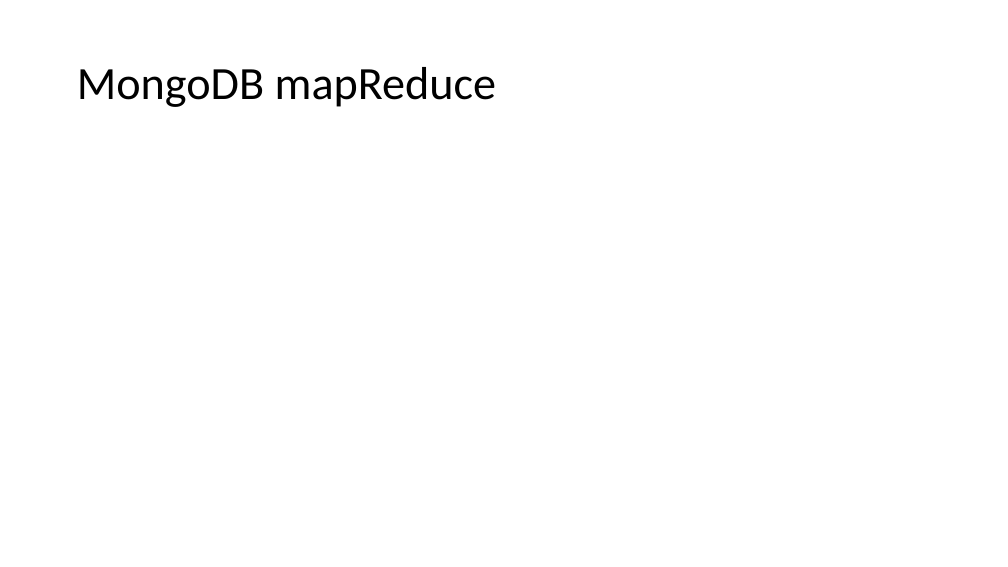
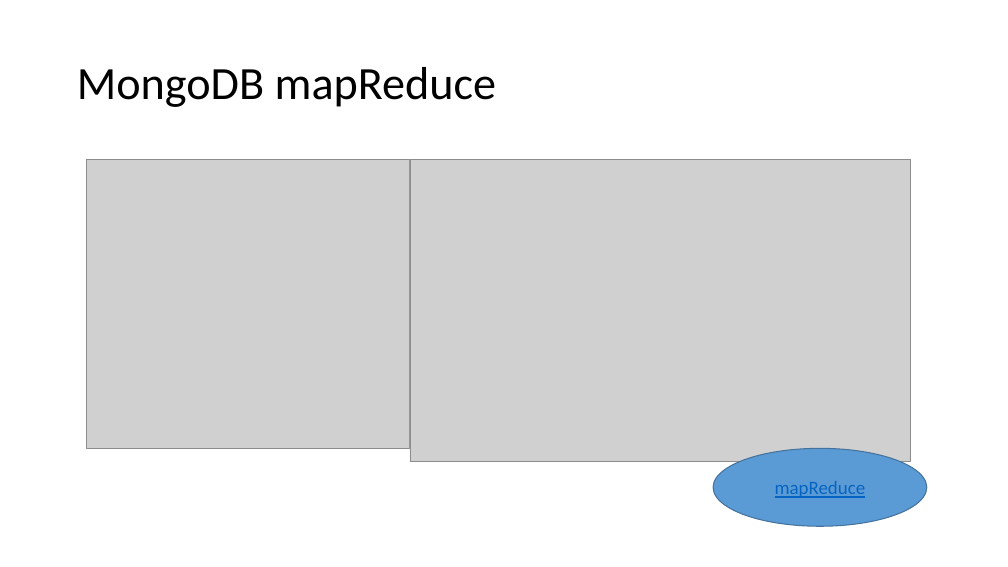
Before and after one commit to youaiwangyy/river, a slide deck: slide 10 of resources/MongoDB/mongodb.pptx. Drawn at 1008x567 pixels with LibreOffice and Linux fonts; fonts in the diff are those of the drawing; grey boxes stand for pictures. Boxes give left, top, right and bottom in pixels: in the first picture for what was removed or moved away, otherwise in the second. Text is boxed around its words. In the diff, an @@ line names an element or a change of style, - is before the commit and + after.

Commit message:
modify mongodb

```diff
--- a/resources/MongoDB/mongodb.pptx
+++ b/resources/MongoDB/mongodb.pptx
@@ picture added at <box>86,160,410,448</box> @@
@@ picture added at <box>410,160,910,462</box> @@
@@ ellipse added at <box>713,448,927,526</box>, fill #5B9BD5, outline #43739E 1 pt, 18 pt, text #0563C1, underline @@
+mapReduce
```
Also in this commit, not shown: 6 other slides changed, 1 slide added, 5 slides removed, 12 other files.
